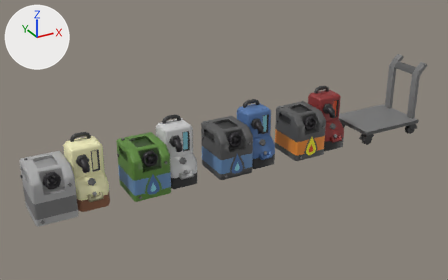
One commit to the FBX model Assets/Art/Models/Furniture/Machines/Generic/Tanks&Cart.fbx: the scene before it, then after it.
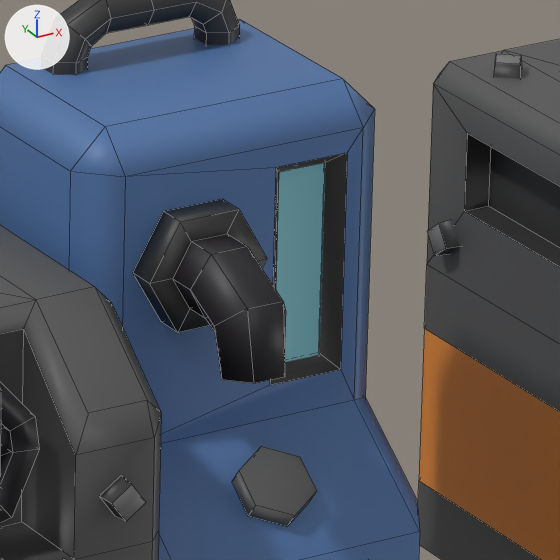
The first picture shows the older version from a 50 mm lens placed at (-3.3, -5.59, 3.15), pointed at (-0.18, 0.08, 0.31). The close-ups show both versions on the part from 53% to 64% of the width and 36% to 53% of the height of that picture; other places that the commit changed are outside them. Lighting does not change. The marker at upper left points along +X, +Y and +Z. The close-ups show mesh edges as thin lines. Where no turn or scale is listed for an object, it has been applied to the vertices. Vertices at the same position are counted once.

The older version as bpy lines, for what is in view:
```python
me_fueltank = bpy.data.meshes.new('FuelTank')
me_fueltank.from_pydata(...)  # 521 vertices, 431 faces; spans x -0.423..0.369, y -0.271..0.367, z -0.011..0.713
me_fueltank.materials.append(mat_palette05)  # picture img_palette05_png
me_watertank = bpy.data.meshes.new('WaterTank')
me_watertank.from_pydata(...)  # 523 vertices, 434 faces; spans x -0.423..0.369, y -0.271..0.367, z -0.011..0.713
me_watertank.materials.append(mat_palette05)  # picture img_palette05_png
ob_fueltank = bpy.data.objects.new('FuelTank', me_fueltank)
ob_fueltank.location = (1.0, 0.0, 0.0)
ob_watertank = bpy.data.objects.new('WaterTank', me_watertank)
ob_watertank.location = (0.0, 0.0, 0.0)
```
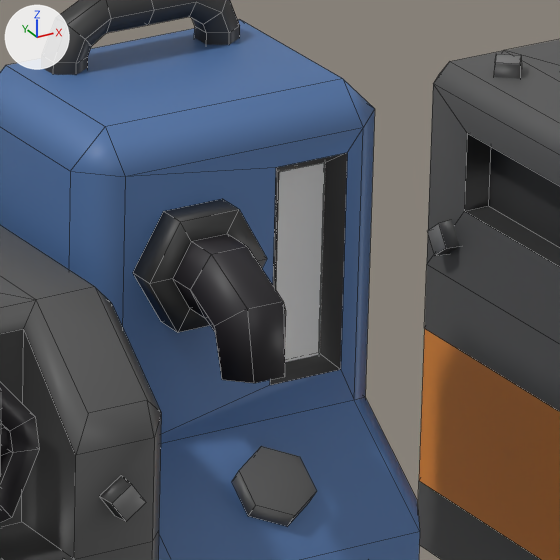
Changed parts and their boxes [x1, y1, x2, y2] in the close-ups (560 x 560 px):
part 1 of me_watertank, recoloured (cyan to grey): [276, 162, 325, 362] in both

The change, as a list of edits to the scene's bpy script:
```text
Add mat_palette05_emission:
    mat_palette05_emission = principled_material('Palette05 Emission')
    mat_palette05_emission.base_color = (0.8, 0.8, 0.8)  # white #e7e7e7
    mat_palette05_emission.roughness = 0.4
Change me_watertank:
    where me_watertank.from_pydata(...)  # 523 vertices, 434 faces; spans x -0.423..0.369, y -0.271..0.367, z -0.011..0.713
    used by ob_watertank; location = (0.0, 0.0, 0.0)
    me_watertank part 1: the 1 face centred in x 0.273, y -0.053, z 0.434 switches from mat_palette05 (picture img_palette05_png) to mat_palette05_emission (white #e7e7e7)
    add me_watertank.materials.append(mat_palette05_emission)  # white #e7e7e7
```
